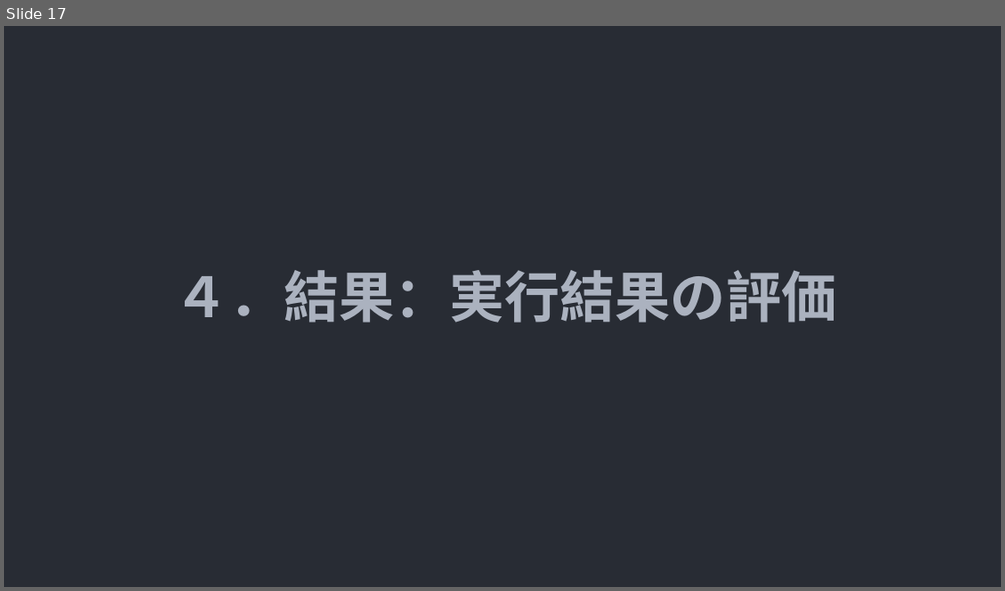
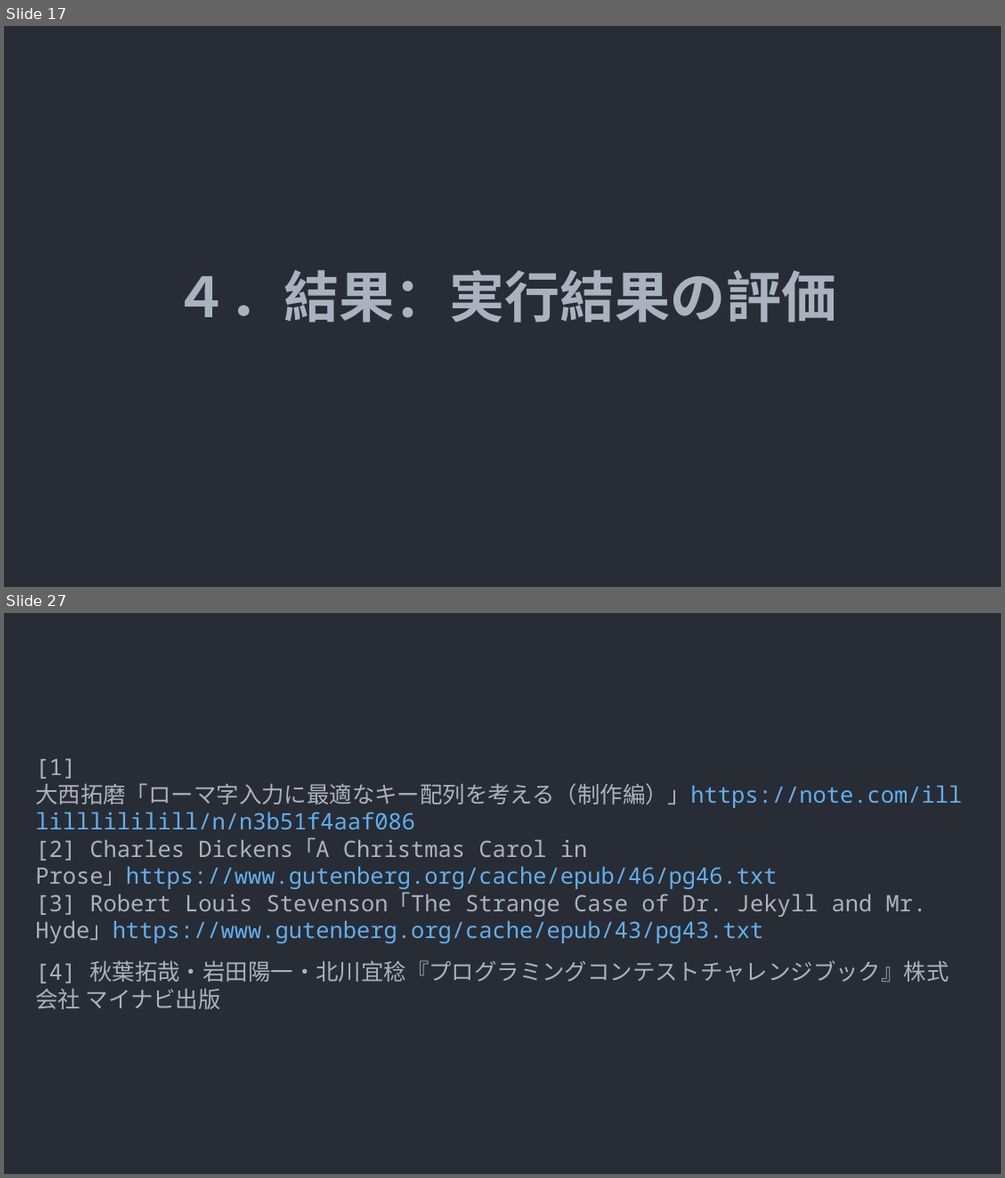
Before and after one commit to yuichiro-kurose/keyboard, a slide deck: docs/最終発表.odp. Shown one above the other, each under a label of ours: slide 17 before the commit, slides 17 and 27 after it; the slides between them are not shown. The pictures are 1005x591 and 1005x1178 pixels, drawn with LibreOffice and Linux fonts; fonts in the diff are those of the drawing. Boxes give left, top, right and bottom in pixels: in the first picture for what was removed or moved away, otherwise in the second. Text is boxed around its words. In the diff, an @@ line names an element or a change of style, - is before the commit and + after.

```diff
--- a/docs/最終発表.odp
+++ b/docs/最終発表.odp
@@ slide 27 added at (4, 613, 1001, 1174), background #282C34 @@
@@ text added at (35, 758, 962, 1009), 18 pt, text #ABB2BF @@
+[1] 大西拓磨「ローマ字入力に最適なキー配列を考える（制作編）」https://note.com/illlilllililill/n/n3b51f4aaf086
+[2] Charles Dickens「A Christmas Carol in Prose」https://www.gutenberg.org/cache/epub/46/pg46.txt
+[3] Robert Louis Stevenson「The Strange Case of Dr. Jekyll and Mr. Hyde」https://www.gutenberg.org/cache/epub/43/pg43.txt
+[4] 秋葉拓哉・岩田陽一・北川宜稔『プログラミングコンテストチャレンジブック』株式会社 マイナビ出版
```
Also in this commit, not shown: 7 slides changed, 9 other slides added, 3 slides removed, 7 other files.
